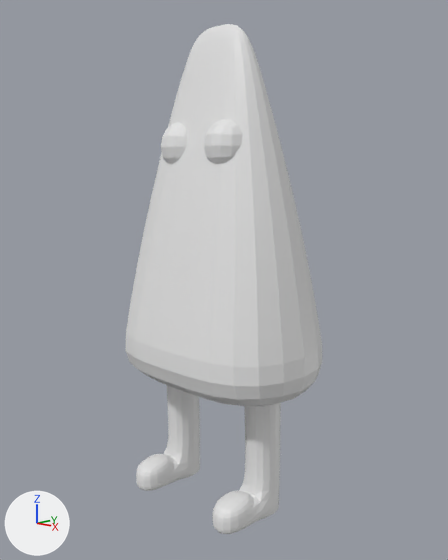
An edit to the Blender file Blender/crazycornadvanced.blend, drawn before and after from the same camera.
Rendered twice from a 50 mm lens placed at (5.07, -4.37, 4.33), pointed at (0.05, 0.97, 2.93). Arrows for +X, +Y and +Z are at lower left; the lights stay in place.
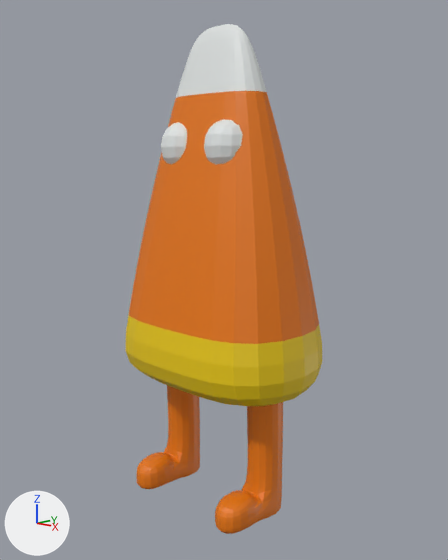
What changed in the scene script:
```text
Change mat_material:
    mat_material.base_color: (0.8, 0.8, 0.8) -> (0.8, 0.183, 0.0)  # white #e7e7e7 -> orange #e77700
Add mat_material_002:
    mat_material_002 = principled_material('Material.002')
    mat_material_002.base_color = (0.8, 0.566, 0.0)  # yellow #e7c600
Add mat_material_001:
    mat_material_001 = principled_material('Material.001')
    mat_material_001.base_color = (0.77, 0.8, 0.791)  # white #e3e7e6
Change me_cube:
    used by ob_cube; location = (0.0, 0.0, 0.0)
    remove me_cube.from_pydata(...)  # 68 vertices, 60 faces; spans x -0.89..1.44, y -0.04..1.96, z 0.0..5.84
    add me_cube.from_pydata(...)  # 111 vertices, 104 faces; spans x -1.44..1.44, y -0.04..1.96, z 0.0..5.84
    me_cube part 1: the loose piece of 32 vertices spanning x -0.89..-0.47, y 0.17..1.21, z 0.17..1.86 is moved by (-0.02, 0.02, 0.0)
    me_cube part 2: the loose piece of 32 vertices spanning x -0.89..-0.47, y 0.17..1.21, z 0.17..1.86 is copied, and the copy is mirrored in x about its middle, then moved by (1.39, 0.02, 0.0); it spans x 0.5..0.91, y 0.19..1.23, z 0.17..1.87
    me_cube part 3
    7 vertices are removed from x 0.0, y 0.0, z 0.0
    6 faces are deleted
    18 vertices are added at x -1.44..-0.02, y -0.04..1.96, z 1.55..5.84
    8 new faces join them, mat_material (orange #e77700)
    4 new faces join them, mat_material_002 (yellow #e7c600)
    8 new faces join them, mat_material_001 (white #e3e7e6)
    me_cube part 4: 7 faces spanning x 0.0..0.69, y 0.39..1.22, z 4.12..5.84 switch from mat_material (white #e7e7e7) to mat_material_001 (white #e3e7e6)
    me_cube part 5: 4 faces spanning x 0.0..1.44, y -0.04..1.96, z 1.55..2.43 switch from mat_material (white #e7e7e7) to mat_material_002 (yellow #e7c600)
Change ob_cube:
    remove _m = ob_cube.modifiers.new('Mirror', 'MIRROR')
    remove _m.use_clip = True
```

What differs and where, as boxes (x1, y1, x2, y2) in the pictures (448 x 560 px; the box of a moved part takes in the faces that stretch with it):
'Cube', recoloured, reshaped, modifiers changed
    both: (126, 24, 322, 534)
part 1 of me_cube, moved or reshaped
    before: (136, 385, 281, 534)
    after: (137, 385, 200, 489)
part 2 of me_cube, added (orange)
    after: (215, 402, 283, 534)
part 3 of me_cube, built on (orange)
    after: (126, 26, 218, 391)
part 4 of me_cube, recoloured
    both: (203, 87, 267, 165)
part 5 of me_cube, recoloured (white to yellow)
    both: (167, 325, 322, 406)
